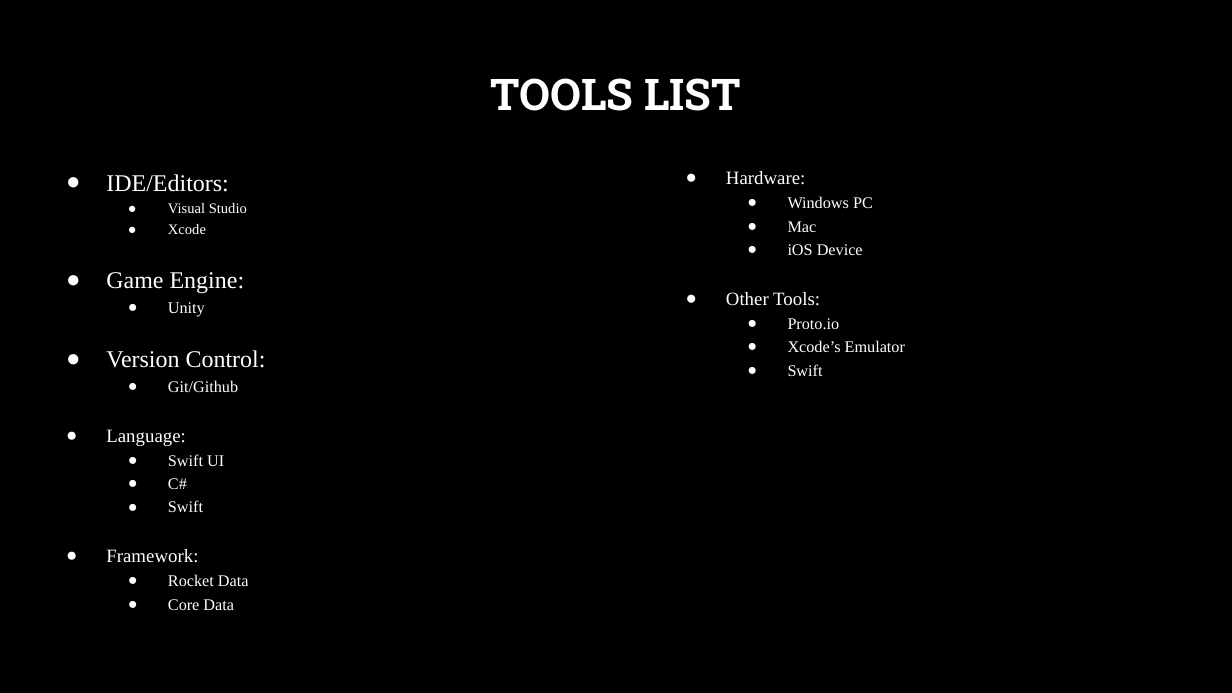
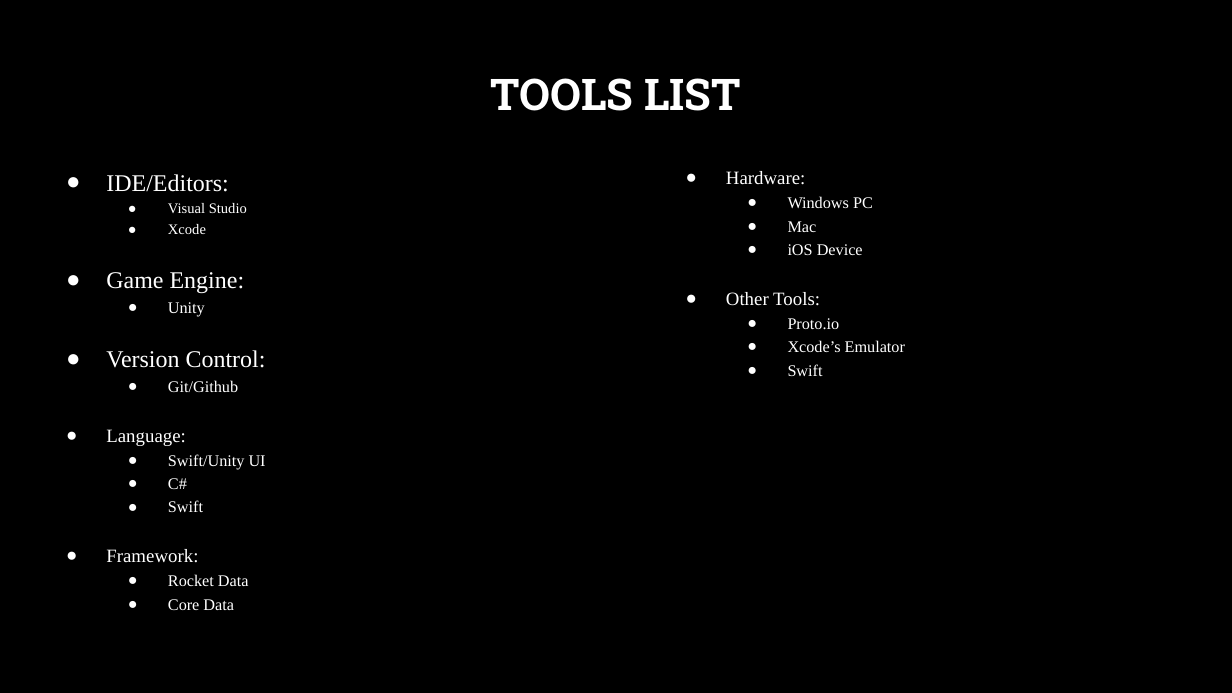
Before and after one commit to steveb1250/Devils_Grip_Proposal, a slide deck: slide 9 of CSC_520_Devils_Grip.pptx. Drawn at 1232x693 pixels with LibreOffice and Linux fonts; fonts in the diff are those of the drawing; background and template pictures are left out. Boxes give left, top, right and bottom in pixels: in the first picture for what was removed or moved away, otherwise in the second. Text is boxed around its words. In the diff, an @@ line names an element or a change of style, - is before the commit and + after.

```diff
--- a/CSC_520_Devils_Grip.pptx
+++ b/CSC_520_Devils_Grip.pptx
@@ text at (168,454,266,470): text changed @@
-  ● Swift UI
+  ● Swift/Unity UI
```
Also in this commit, not shown: 2 other slides changed, 3 other files.
